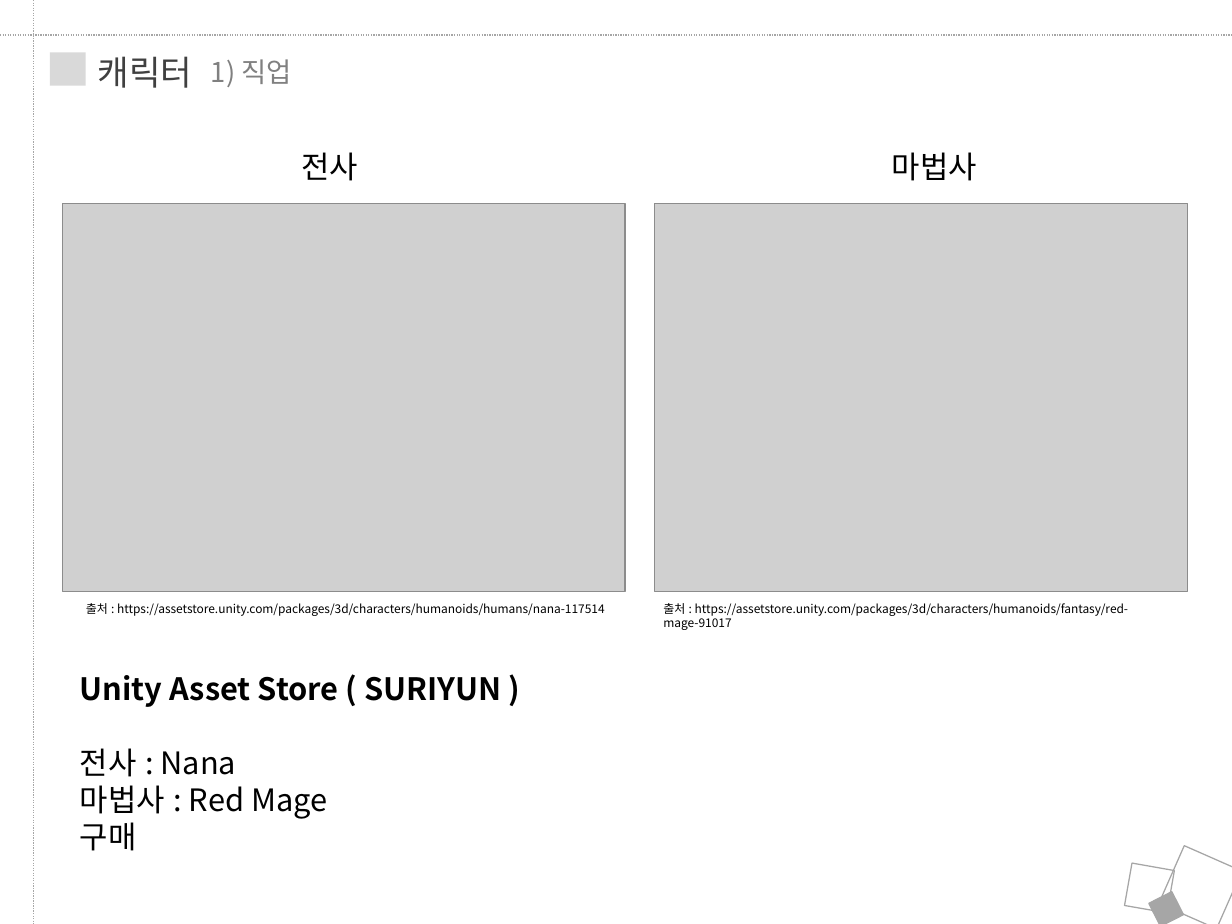
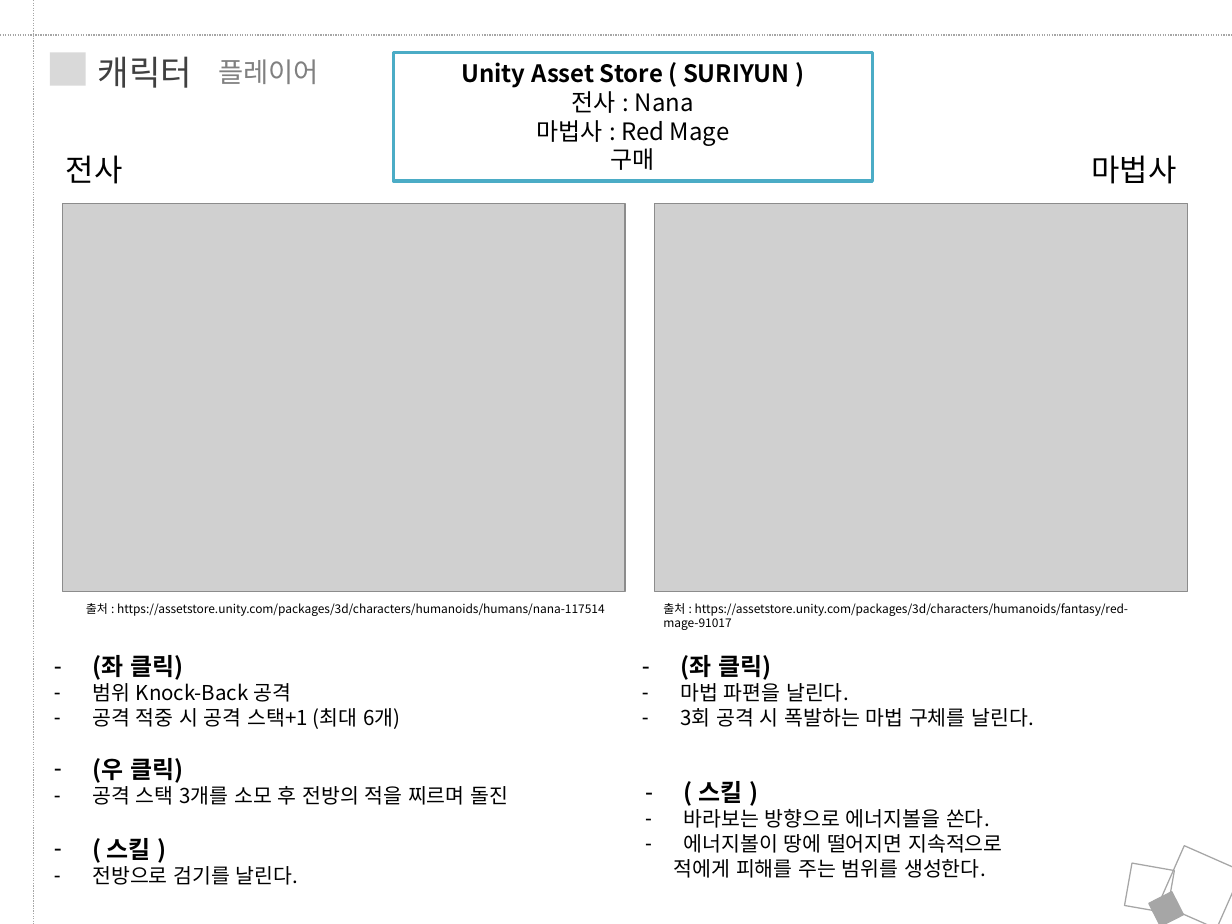
Before and after one commit to JungRobbi/ZolZak, a slide deck: slide 7 of Document/ppt.pptx (slide 14 before the commit). Drawn at 1232x924 pixels with LibreOffice and Linux fonts; fonts in the diff are those of the drawing; grey boxes stand for pictures. Boxes give left, top, right and bottom in pixels: in the first picture for what was removed or moved away, otherwise in the second. Text is boxed around its words. In the diff, an @@ line names an element or a change of style, - is before the commit and + after.

```diff
--- a/Document/ppt.pptx
+++ b/Document/ppt.pptx
@@ text at (219,59,320,84): text changed @@
-1) 직업
+플레이어
@@ rectangle "Unity Asset Store ( SURIYUN ...": place and size @@
-rectangle "Unity Asset Store ( SURIYUN ..." at (80,675,501,851)
+rectangle "Unity Asset Store ( SURIYUN ..." at (393,53,872,181)
@@ rectangle "Unity Asset Store ( SURIYUN ..." at (393,53,872,181): size 18 to 14 pt; alignment left to centre; fill none to #FFFFFF; outline none to #4BACC6 2 pt @@
@@ text "전사": place and size @@
-text "전사" at (301,152,358,181)
+text "전사" at (66,155,123,184)
@@ text "마법사": place and size @@
-text "마법사" at (892,152,977,181)
+text "마법사" at (1092,155,1177,184)
@@ text added at (92,655,508,805), 12 pt, text #000000 @@
+– (좌 클릭)
+– 범위 Knock-Back 공격
+– 공격 적중 시 공격 스택+1 (최대 6개)
+– (우 클릭)
+– 공격 스택 3개를 소모 후 전방의 적을 찌르며 돌진
@@ text added at (680,655,1034,727), 12 pt, text #000000 @@
+– (좌 클릭)
+– 마법 파편을 날린다.
+– 3회 공격 시 폭발하는 마법 구체를 날린다.
@@ text added at (674,781,1002,878), 12 pt, text #000000 @@
+– ( 스킬 )
+– 바라보는 방향으로 에너지볼을 쏜다.
+– 에너지볼이 땅에 떨어지면 지속적으로
+적에게 피해를 주는 범위를 생성한다.
@@ text added at (92,838,299,885), 12 pt, text #000000 @@
+– ( 스킬 )
+– 전방으로 검기를 날린다.
```
Also in this commit, not shown: 8 other slides changed, 18 slides removed.
